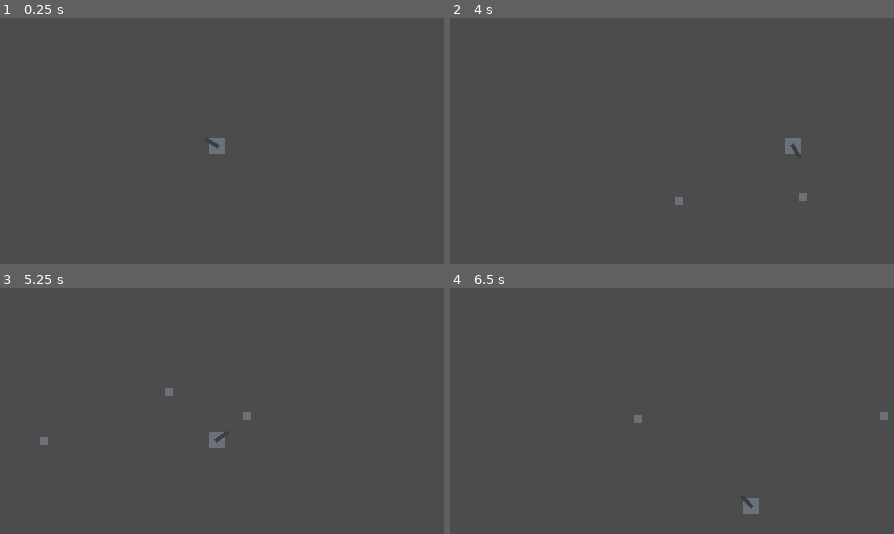
Above: before the commit, frames 1-4 (two rows, left to right).
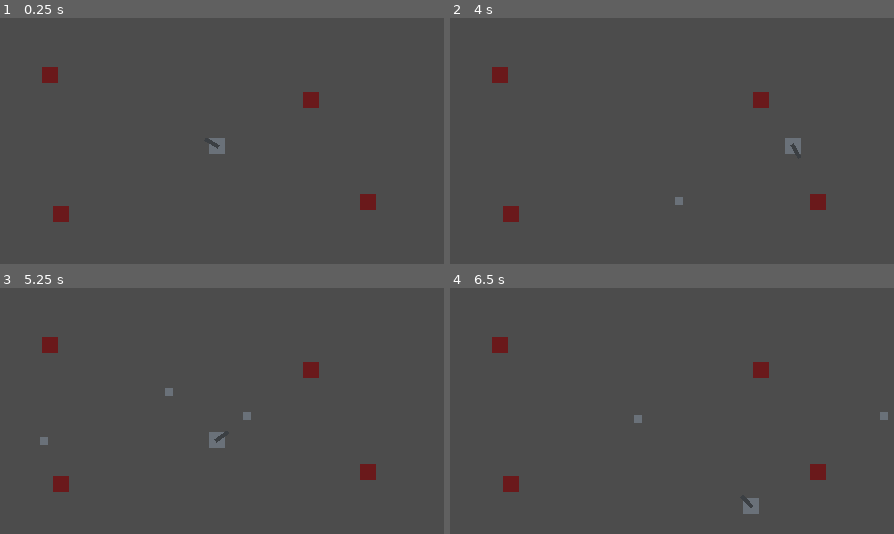
Above: after the commit, the same moments.

Repository: KrzysztofStaron/godot_prototypes
Game: Godot game, scene res://main.tscn
Two runs of this game, one before a commit and one after it. Both use one fixed random seed, a clock stepped at 60 frames per second and the inputs below.
Inputs (mouse positions are in pixels of both pictures, inside the frame that each line leads up to):
- Up to frame 1 (0.25 s): no input
- Up to frame 2 (4 s): tap Enter at 0.5 s; move the mouse to (778, 133) at 0.52 s; press the mouse at (778, 133) at 0.53 s; hold D (move_right) 0.53-1.28 s; move the mouse to (587, 158) at 1.27 s; release the mouse at (587, 158) at 1.28 s; hold S (move_down) 1.28-2.03 s; click (587, 158) at 1.35 s; move the mouse to (720, 89) at 2.02 s; press the mouse at (720, 89) at 2.03 s; hold D (move_right) 2.03-2.78 s; move the mouse to (654, 197) at 2.77 s; release the mouse at (654, 197) at 2.78 s; hold W (move_up) 2.78-3.53 s; click (654, 197) at 2.85 s; move the mouse to (814, 185) at 3.52 s; press the mouse at (814, 185) at 3.53 s; hold A (move_left) from 3.53 s (still down)
- Up to frame 3 (5.25 s): move the mouse to (88, 376) at 4.27 s; release the mouse at (88, 376) at 4.28 s; click (88, 376) at 4.35 s; move the mouse to (248, 415) at 5.02 s; release A (move_left) at 5.03 s; press the mouse at (248, 415) at 5.03 s; hold S (move_down) from 5.03 s (still down)
- Up to frame 4 (6.5 s): move the mouse to (609, 351) at 5.77 s; release S (move_down) at 5.78 s; release the mouse at (609, 351) at 5.78 s; hold D (move_right) from 5.78 s (still down); click (609, 351) at 5.85 s

The runs differ from the first frame. In frame 1, 0.9% of the frame differs, in the area x 9-85%, y 19-83%; in frame 2, 1.0%; in frame 3, 0.9%; in frame 4, 0.9%.

Commit message:
shooter done

Diff:
--- a/shooter/bullets/bullet.gd
+++ b/shooter/bullets/bullet.gd
@@ -1,8 +1,19 @@
 extends Node2D
 
 
-var speed := 150
+export var speed := 150
+export var damage := 10
+
 var angle : float
 
 func _process(delta: float) -> void:
 	set_position(position + Vector2(speed, 0).rotated(angle + get_rotation()) * delta)
+
+func _on_Area2D_body_entered(body:Node) -> void:
+	if body is Player:
+		return
+
+	if body is Enemy:
+		body.take_damage(40)
+
+	queue_free()
--- a/shooter/bullets/bullet.tscn
+++ b/shooter/bullets/bullet.tscn
@@ -16,3 +16,5 @@
 
 [node name="CollisionShape2D" type="CollisionShape2D" parent="Area2D"]
 shape = SubResource( 1 )
+
+[connection signal="body_entered" from="Area2D" to="." method="_on_Area2D_body_entered"]
--- /dev/null
+++ b/shooter/enemy/enemy.gd
@@ -0,0 +1,10 @@
+extends KinematicBody2D
+
+class_name Enemy
+
+var health := 100
+
+func take_damage(count : int):
+	health -= count
+	if health <= 0:
+		queue_free()
--- /dev/null
+++ b/shooter/enemy/enemy.tscn
@@ -0,0 +1,17 @@
+[gd_scene load_steps=4 format=2]
+
+[ext_resource path="res://player/player.png" type="Texture" id=1]
+[ext_resource path="res://enemy/enemy.gd" type="Script" id=2]
+
+[sub_resource type="RectangleShape2D" id=1]
+extents = Vector2( 8, 8 )
+
+[node name="enemy" type="KinematicBody2D" groups=["enemy"]]
+script = ExtResource( 2 )
+
+[node name="CollisionShape2D" type="CollisionShape2D" parent="."]
+shape = SubResource( 1 )
+
+[node name="Sprite" type="Sprite" parent="."]
+modulate = Color( 1, 0.223529, 0.223529, 1 )
+texture = ExtResource( 1 )
--- a/shooter/main.tscn
+++ b/shooter/main.tscn
@@ -1,7 +1,20 @@
-[gd_scene load_steps=2 format=2]
+[gd_scene load_steps=3 format=2]
 
 [ext_resource path="res://player/player.tscn" type="PackedScene" id=1]
+[ext_resource path="res://enemy/enemy.tscn" type="PackedScene" id=2]
 
 [node name="main" type="Node2D"]
 
 [node name="player" parent="." instance=ExtResource( 1 )]
+
+[node name="enemy" parent="." instance=ExtResource( 2 )]
+position = Vector2( 50, 57 )
+
+[node name="enemy2" parent="." instance=ExtResource( 2 )]
+position = Vector2( 368, 184 )
+
+[node name="enemy3" parent="." instance=ExtResource( 2 )]
+position = Vector2( 61, 196 )
+
+[node name="enemy4" parent="." instance=ExtResource( 2 )]
+position = Vector2( 311, 82 )
--- a/shooter/player/player.gd
+++ b/shooter/player/player.gd
@@ -1,4 +1,5 @@
 extends KinematicBody2D
+class_name Player
 
 export var speed := 80
 export var bullet : PackedScene
--- a/shooter/player/player.tscn
+++ b/shooter/player/player.tscn
@@ -6,7 +6,7 @@
 
 [sub_resource type="RectangleShape2D" id=1]
 
-[node name="player" type="KinematicBody2D"]
+[node name="player" type="KinematicBody2D" groups=["player"]]
 position = Vector2( 217, 128 )
 script = ExtResource( 2 )
 speed = 120
--- a/shooter/project.godot
+++ b/shooter/project.godot
@@ -7,6 +7,22 @@
 ;   param=value ; assign values to parameters
 
 config_version=4
+
+_global_script_classes=[ {
+"base": "KinematicBody2D",
+"class": "Enemy",
+"language": "GDScript",
+"path": "res://enemy/enemy.gd"
+}, {
+"base": "KinematicBody2D",
+"class": "Player",
+"language": "GDScript",
+"path": "res://player/player.gd"
+} ]
+_global_script_class_icons={
+"Enemy": "",
+"Player": ""
+}
 
 [application]
 
